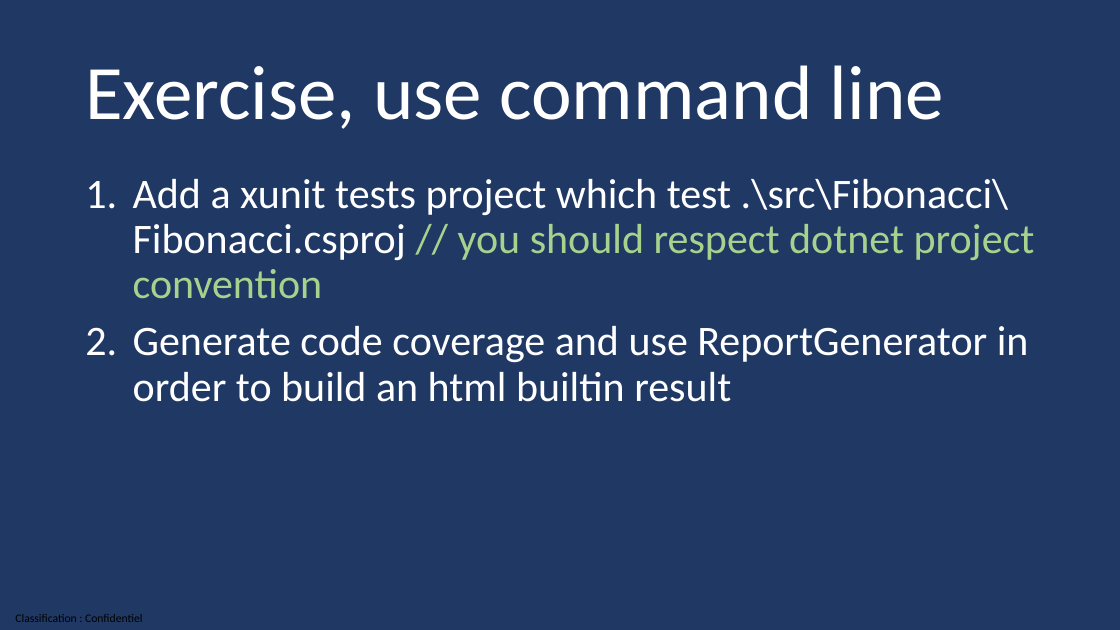
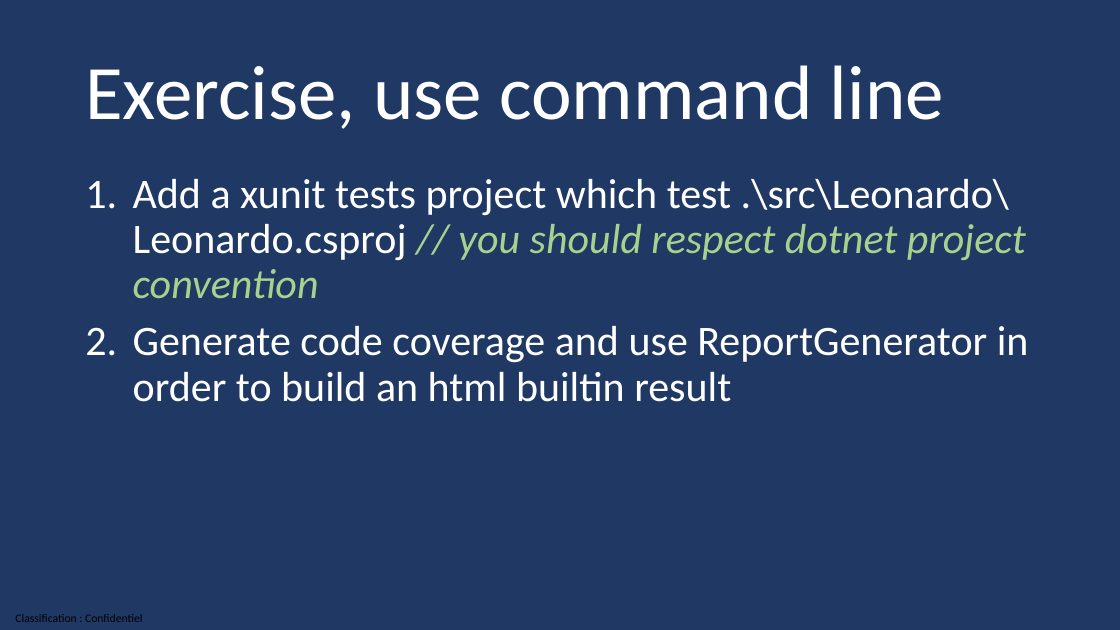
Before and after one commit to guillaume-chervet/course.dotnet, a slide deck: slide 104 of documentations/dotnet6.pptx (slide 103 before the commit). Drawn at 1120x630 pixels with LibreOffice and Linux fonts; fonts in the diff are those of the drawing. Boxes give left, top, right and bottom in pixels: in the first picture for what was removed or moved away, otherwise in the second. Text is boxed around its words. In the diff, an @@ line names an element or a change of style, - is before the commit and + after.

```diff
--- a/documentations/dotnet6.pptx
+++ b/documentations/dotnet6.pptx
@@ text at [133,179,1026,299]: text changed @@
-1. Add a xunit tests project which test .\src\Fibonacci\ Fibonacci.csproj // you should respect dotnet project convention
+1. Add a xunit tests project which test .\src\Leonardo\ Leonardo.csproj // you should respect dotnet project convention
```
Also in this commit, not shown: 25 other slides changed, 1 slide added.
